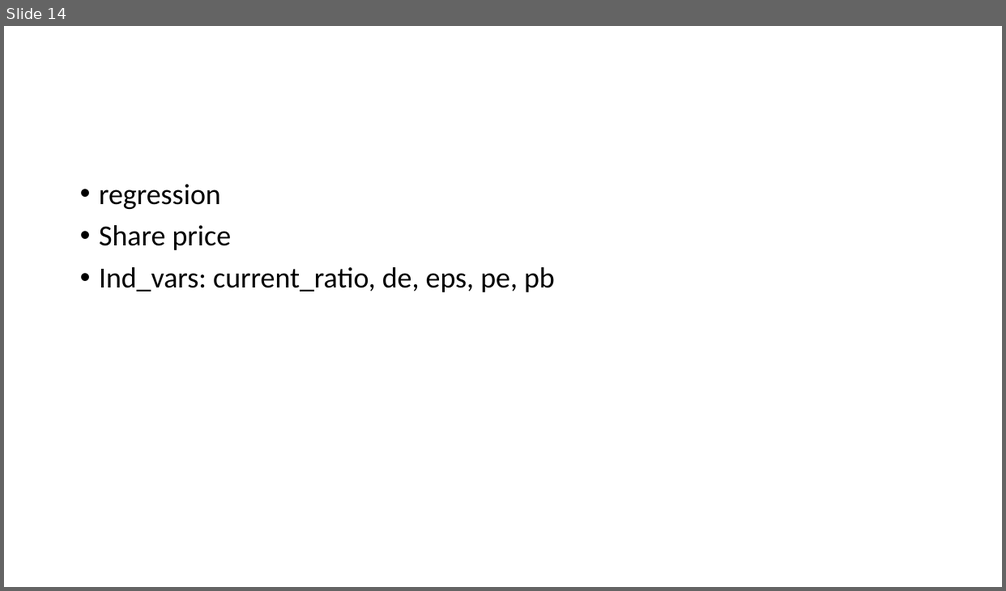
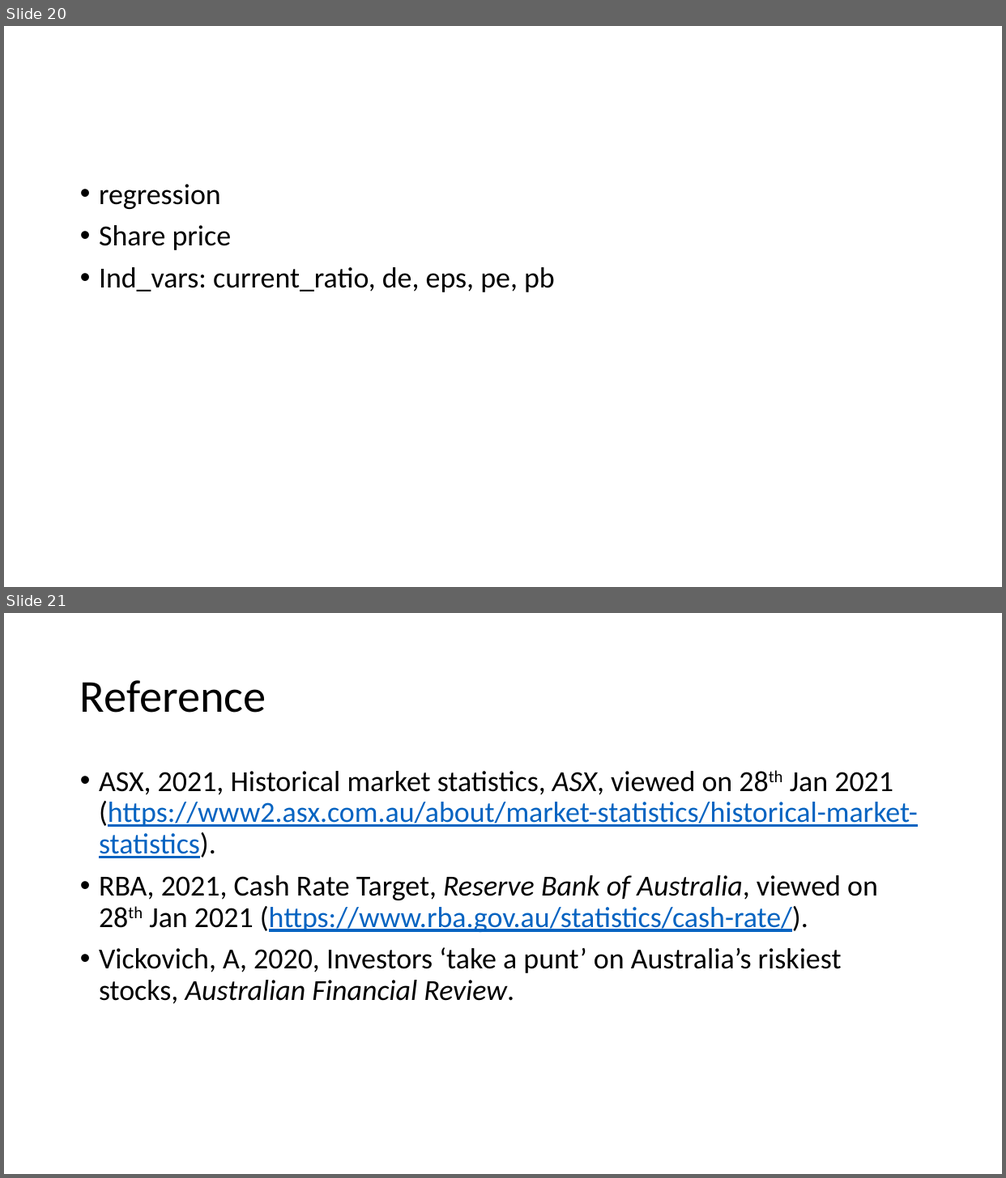
Before and after one commit to gentley99/IOD_2020_JIN, a slide deck: Assignment/Financial/Presentation1.pptx. Shown one above the other, each under a label of ours: slide 14 before the commit, slides 20 and 21 after it. The pictures are 1006x591 and 1006x1178 pixels, drawn with LibreOffice and Linux fonts; fonts in the diff are those of the drawing. Boxes give left, top, right and bottom in pixels: in the first picture for what was removed or moved away, otherwise in the second. Text is boxed around its words. In the diff, an @@ line names an element or a change of style, - is before the commit and + after.

```diff
--- a/Assignment/Financial/Presentation1.pptx
+++ b/Assignment/Financial/Presentation1.pptx
@@ slide 21 added at [4, 613, 1002, 1174], background #FFFFFF @@
@@ title added at [80, 680, 266, 713], 44 pt, text #000000 @@
+Reference
@@ text added at [99, 771, 918, 1004], 28 pt, text #000000 @@
+• ASX, 2021, Historical market statistics, ASX, viewed on 28th Jan 2021 (https://www2.asx.com.au/about/market-statistics/historical-market-statistics).
+• RBA, 2021, Cash Rate Target, Reserve Bank of Australia, viewed on 28th Jan 2021 (https://www.rba.gov.au/statistics/cash-rate/).
+• Vickovich, A, 2020, Investors ‘take a punt’ on Australia’s riskiest stocks, Australian Financial Review.
@@ what was slide 14 is now slide 20 @@
```
Also in this commit, not shown: 8 slides changed, 14 other slides added, 5 slides removed, 17 other files.
